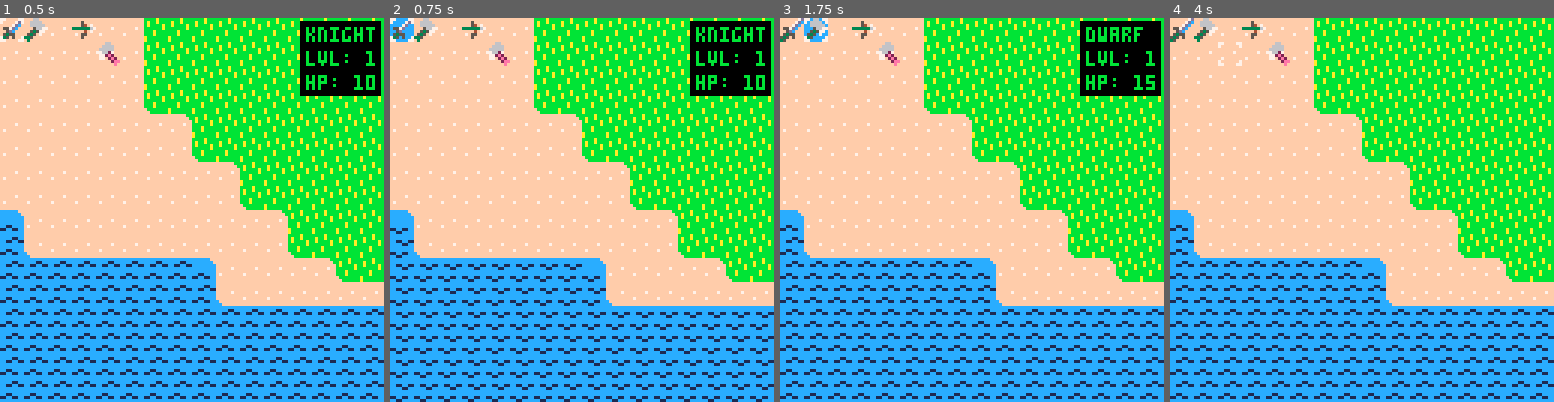
Above: before the commit, frames 1-4 (left to right).
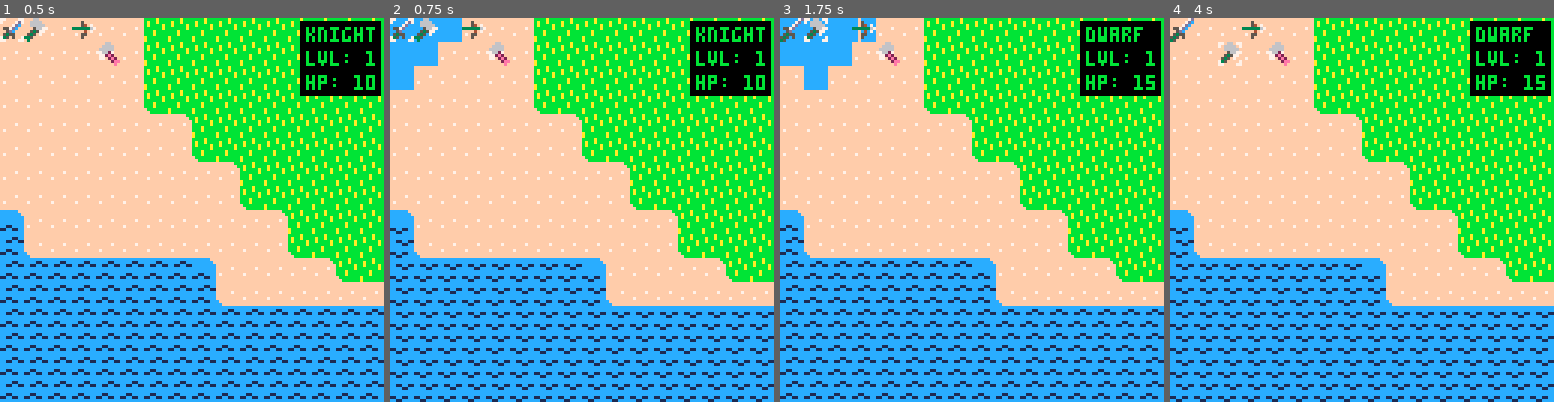
Above: after the commit, the same moments.

Repository: cstephen/PICO-8-Tactics
Game: PICO-8 cartridge tactics.p8
The game is run twice, just before and just after one commit, with the same random seed, the same clock (stepped at 60 frames per second) and the same inputs.
Inputs:
- Up to frame 1 (0.5 s): tap X (X key) at 0.33 s
- Up to frame 2 (0.75 s): tap O (Z key) at 0.7 s
- Up to frame 3 (1.75 s): tap X (X key) at 1.07 s; hold Right from 1.6 s (still down); tap O (Z key) at 1.7 s
- Up to frame 4 (4 s): tap X (X key) at 1.85, 2.97 s; release Right at 2.1 s; tap O (Z key) every 0.4 s from 2.1 to 3.7 s; hold Up 2.15-2.42 s; hold Right 2.47-3.03 s; hold Left 3.08-3.58 s; hold Down 3.63-3.97 s

Frame 1 is identical in both runs. In frame 2, 1.8% of the frame differs, in the area x 0-19%, y 0-19%; in frame 3, 2.4%; in frame 4, 7.9%, in the area x 1-100%, y 0-100%.

Commit message:
Fix unit movement and attack square discovery with world map coordinates.

Diff:
--- a/tactics.p8
+++ b/tactics.p8
@@ -400,8 +400,8 @@
   }
 
   animation.friendly.move = {
-    x = (friendly.y * 8 + (((29 - friendly.y * 8) / 30) * progress)) - animation.friendly.size.x / 2 + 4,
-    y = (friendly.x * 8 + (((40 - friendly.x * 8) / 30) * progress)) - animation.friendly.size.y / 2 + 4
+    x = ((friendly.x - mapcorner.x) * 8 + (((29 - (friendly.x - mapcorner.x) * 8) / 30) * progress)) - animation.friendly.size.x / 2 + 4,
+    y = ((friendly.y - mapcorner.y) * 8 + (((40 - (friendly.y - mapcorner.y) * 8) / 30) * progress)) - animation.friendly.size.y / 2 + 4
   }
 
   animation.enemy.size = {
@@ -410,8 +410,8 @@
   }
 
   animation.enemy.move = {
-    x = (enemy.y * 8 + (((95 - enemy.y * 8) / 30) * progress)) - animation.enemy.size.x / 2 + 4,
-    y = (enemy.x * 8 + (((40 - enemy.x * 8) / 30) * progress)) - animation.enemy.size.y / 2 + 4
+    x = ((enemy.x - mapcorner.x) * 8 + (((95 - (enemy.x - mapcorner.x) * 8) / 30) * progress)) - animation.enemy.size.x / 2 + 4,
+    y = ((enemy.y - mapcorner.y) * 8 + (((40 - (enemy.y - mapcorner.y) * 8) / 30) * progress)) - animation.enemy.size.y / 2 + 4
   }
 end
 
@@ -579,7 +579,7 @@
 end
 
 function validspace(x, y, steps, obstacles)
-  if x < 0 or x >= 16 or y < 0 or y >= 16 then
+  if x < 0 or x >= 128 or y < 0 or y >= 32 then
     return false
   end
 
